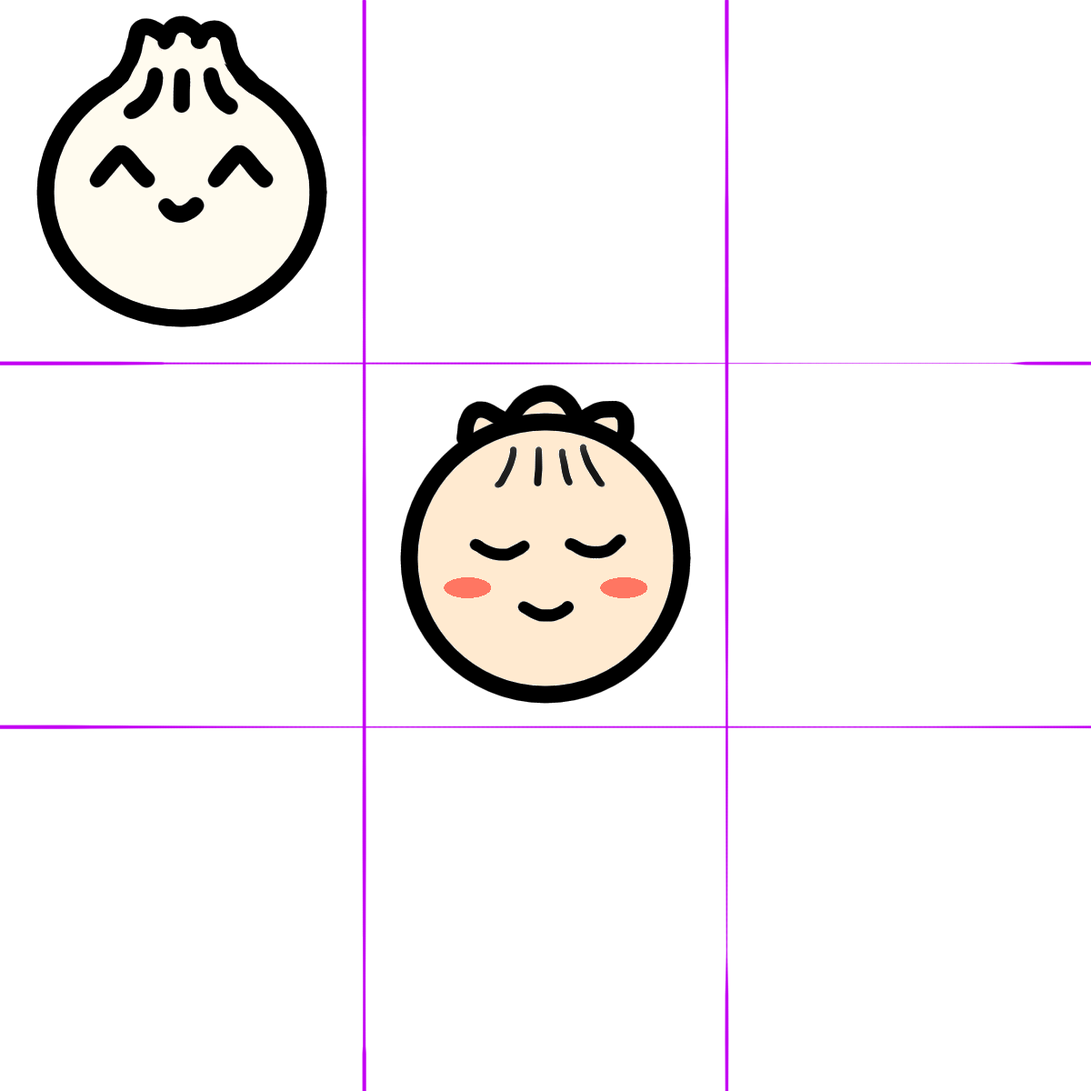
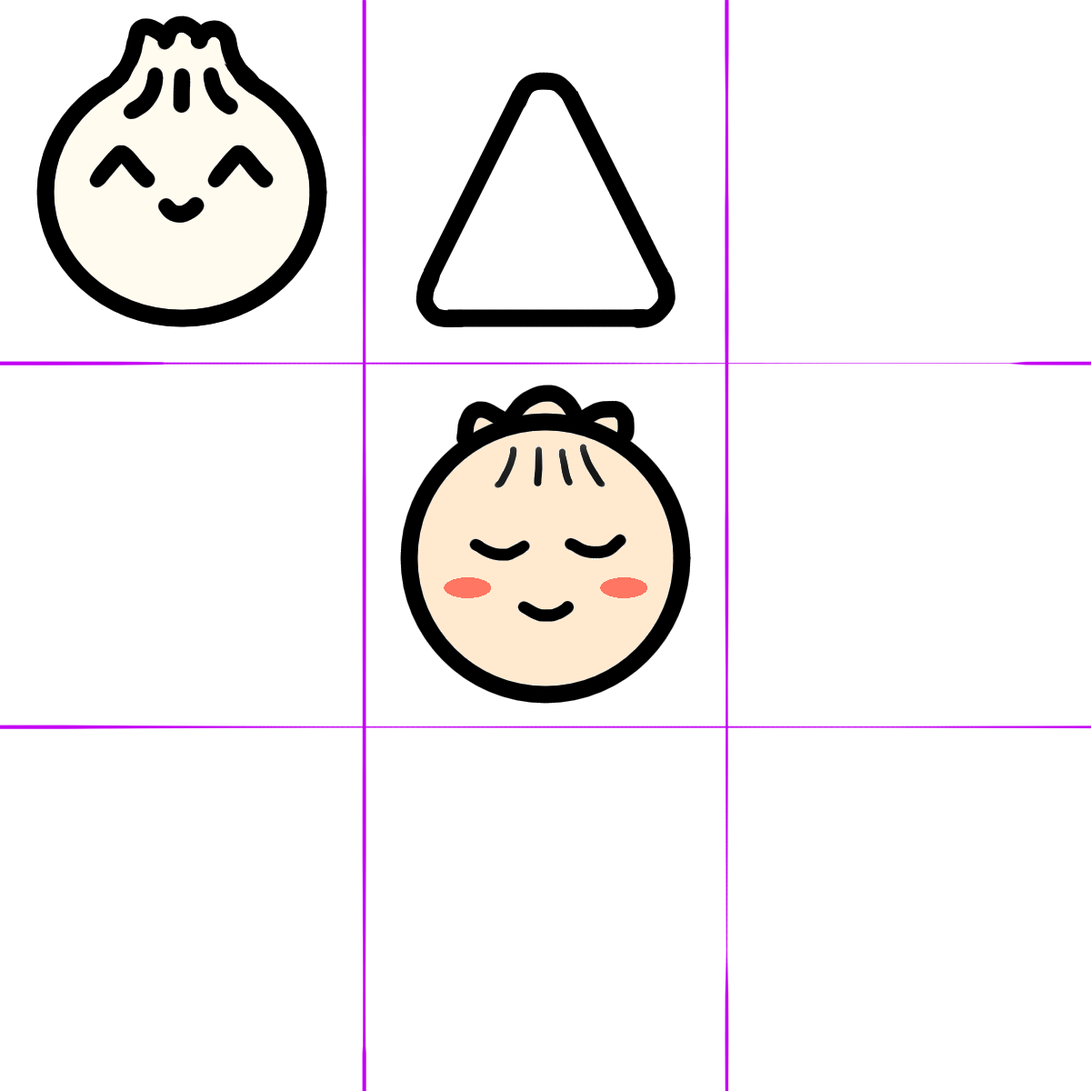
The second (1091, 1091) image is a revision of the first. Changes to its layers:
removed layer "ink" over [415, 71, 676, 329]
renamed "Paint Layer 2 (pasted)" to "ink Merged", showed it, painted on it over [415, 71, 676, 329]
